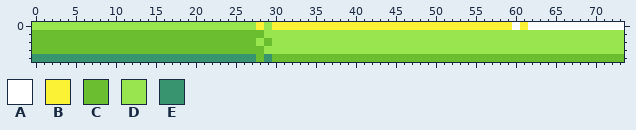
Two versions of one pixel-art file, Assets/UI/stamina_bar_fill.aseprite. The picture above is the old version.
74x5 pixels, 1 frame.
Palette (. is transparent): A #ffffff  B #fbf236  C #6abe30  D #99e550  E #37946e
The same view after the edit:
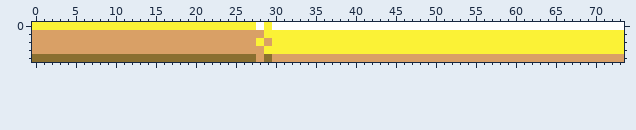
The exact change:
@@ palette @@
-C #6abe30
+C #d9a066
-E #37946e
+E #8a6f30
@@ x 0..73 @@
-0 DDDDDDDDDDDDDDDDDDDDDDDDDDDDBDBBBBBBBBBBBBBBBBBBBBBBBBBBBBBBABAAAAAAAAAAAA
-1 CCCCCCCCCCCCCCCCCCCCCCCCCCCCCDDDDDDDDDDDDDDDDDDDDDDDDDDDDDDDDDDDDDDDDDDDDD
-2 CCCCCCCCCCCCCCCCCCCCCCCCCCCCDCDDDDDDDDDDDDDDDDDDDDDDDDDDDDDDDDDDDDDDDDDDDD
-3 CCCCCCCCCCCCCCCCCCCCCCCCCCCCCDDDDDDDDDDDDDDDDDDDDDDDDDDDDDDDDDDDDDDDDDDDDD
+0 BBBBBBBBBBBBBBBBBBBBBBBBBBBBABAAAAAAAAAAAAAAAAAAAAAAAAAAAAAAAAAAAAAAAAAAAA
+1 CCCCCCCCCCCCCCCCCCCCCCCCCCCCCBBBBBBBBBBBBBBBBBBBBBBBBBBBBBBBBBBBBBBBBBBBBB
+2 CCCCCCCCCCCCCCCCCCCCCCCCCCCCBCBBBBBBBBBBBBBBBBBBBBBBBBBBBBBBBBBBBBBBBBBBBB
+3 CCCCCCCCCCCCCCCCCCCCCCCCCCCCCBBBBBBBBBBBBBBBBBBBBBBBBBBBBBBBBBBBBBBBBBBBBB
 4 EEEEEEEEEEEEEEEEEEEEEEEEEEEECECCCCCCCCCCCCCCCCCCCCCCCCCCCCCCCCCCCCCCCCCCCC
Pixel boxes of the changes (left, top, right, bottom) in both pictures:
changed: (32, 22, 624, 62)
